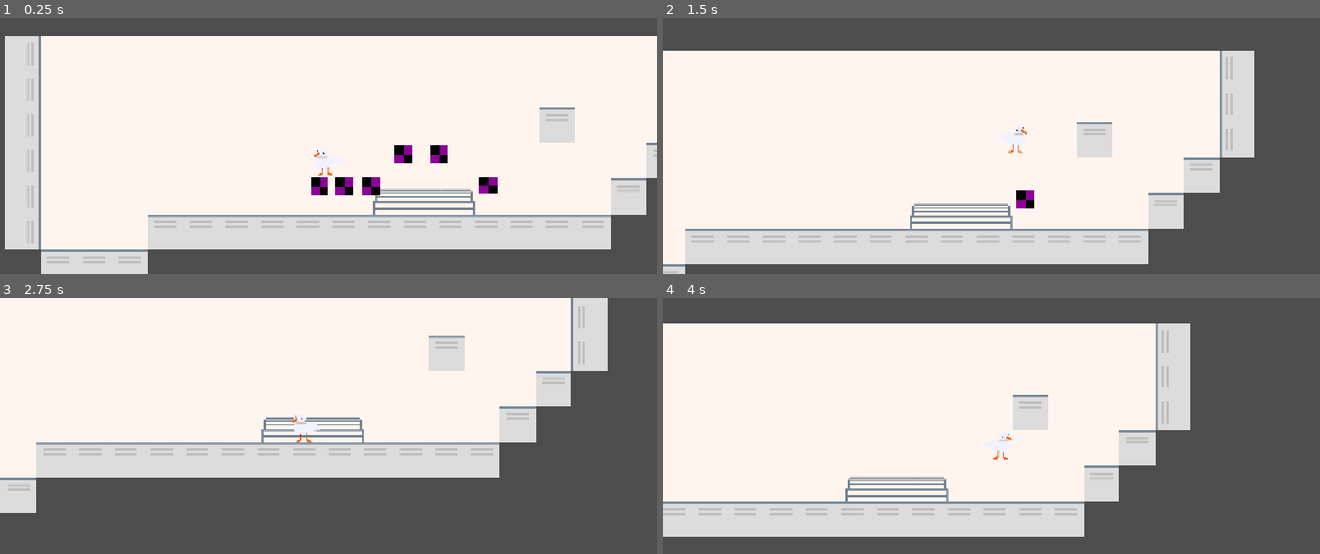
Above: before the commit, frames 1-4 (two rows, left to right).
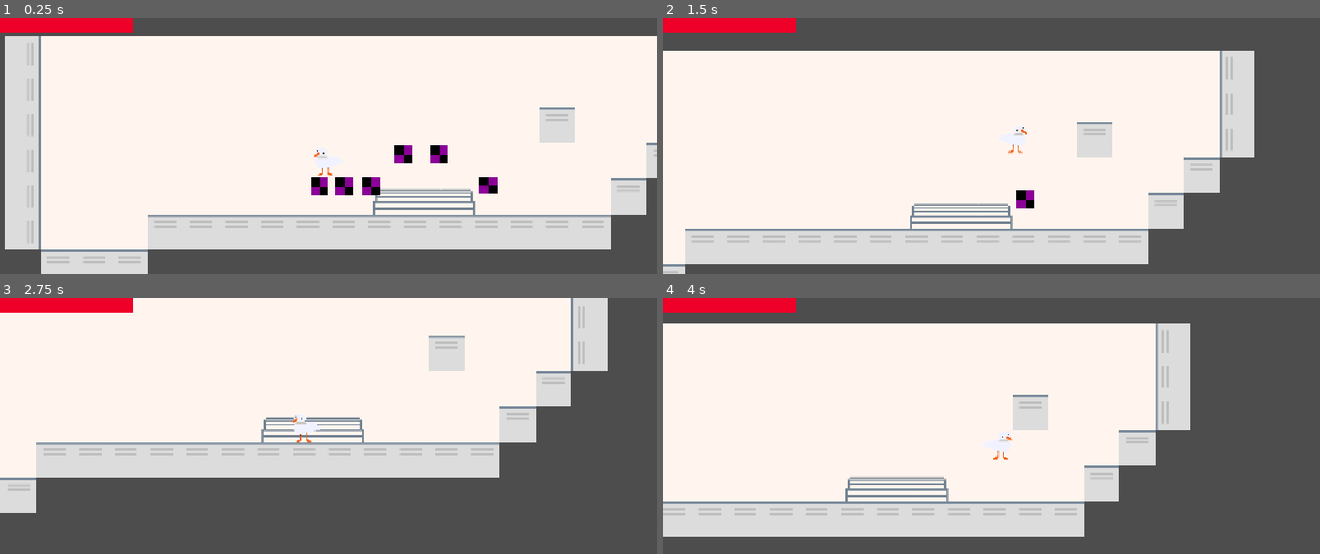
Above: after the commit, the same moments.

Repository: Mango-The-Froot/Duhk
Game: Godot game, scene res://Scenes/Duhk.tscn
Same seed, same stepped clock (60 frames per second), same inputs: the game is played once before the commit and once after it.
Inputs:
- Up to frame 1 (0.25 s): no input
- Up to frame 2 (1.5 s): hold Right (Right) from 0.53 s (still down); tap Shift (Dash) at 0.6, 1.35 s; tap Space (Jump) at 0.77, 1.07 s
- Up to frame 3 (2.75 s): tap Space (Jump) at 1.52, 1.82 s; release Right (Right) at 2.03 s; hold Left (Left) from 2.03 s (still down); tap Shift (Dash) at 2.1 s
- Up to frame 4 (4 s): release Left (Left) at 2.78 s; hold Right (Right) from 2.78 s (still down); tap Shift (Dash) at 2.85, 3.6 s; tap Space (Jump) at 3.02, 3.32, 3.77 s

The runs differ from the first frame. In frame 1, 1.2% of the frame differs, in the area x 0-21%, y 0-6%; in frame 2, 1.2%; in frame 3, 1.2%; in frame 4, 1.2%.

Commit message:
Added a health bar scene
Created a new health bar scene and instantiated it to the player

Diff:
--- a/Collab/character_body_2d.gd
+++ b/Collab/character_body_2d.gd
@@ -4,6 +4,8 @@
 const SPEED = 200.0
 const JUMP_VELOCITY = -400.0
 var gravity = 20
+var health
+var isAlive = true
 
 var hasDash = true
 var tween: Tween
@@ -19,8 +21,13 @@
 var hasGlide = false
 var canGlide = false
 
+@onready var healthBar = $CanvasLayer/HealthBar
 @onready var playerSprite = $PlayerAnims
 @onready var animate = $PlayerAnims
+
+func _ready():
+	health = 6
+	healthBar.init_health(health)
 
 func _physics_process(delta: float) -> void:
 	if velocity.x > 0:
@@ -81,3 +88,7 @@
 	if is_on_floor() && feathers == 0:
 		feathers = maxFeathers
 	move_and_slide()
+
+#Handels changes to the health bar
+func _set_health(value):
+	healthBar._set_health(value)
--- a/Scenes/Duhk.tscn
+++ b/Scenes/Duhk.tscn
@@ -4,6 +4,7 @@
 [ext_resource type="Texture2D" uid="uid://dect0nr6rjh2i" path="res://Collab/Assets/Sprites/DancingDuck - Copy.png" id="1_alt5j"]
 [ext_resource type="Texture2D" uid="uid://bt586ix3v1is5" path="res://Collab/Assets/Sprites/Tilemaps/Airport tiles_Regular.png" id="1_sjdtb"]
 [ext_resource type="PackedScene" uid="uid://b3xgakj7ojby4" path="res://Scenes/coin____rename_later.tscn" id="3_qbkui"]
+[ext_resource type="PackedScene" uid="uid://cu3tjhig4vwvq" path="res://Scenes/Healthbar.tscn" id="4_q4mro"]
 
 [sub_resource type="TileSetAtlasSource" id="TileSetAtlasSource_q4mro"]
 texture = ExtResource("1_sjdtb")
@@ -125,6 +126,10 @@
 [node name="Camera2D" type="Camera2D" parent="Player" unique_id=1046246908]
 position_smoothing_enabled = true
 
+[node name="CanvasLayer" type="CanvasLayer" parent="Player" unique_id=1729037927]
+
+[node name="HealthBar" parent="Player/CanvasLayer" unique_id=331439400 instance=ExtResource("4_q4mro")]
+
 [node name="Coins" type="Node2D" parent="." unique_id=2051164883]
 
 [node name="Coin1" parent="Coins" unique_id=1346076283 instance=ExtResource("3_qbkui")]
--- /dev/null
+++ b/Scenes/HealthBar.tscn
@@ -0,0 +1,18 @@
+[gd_scene format=3 uid="uid://cu3tjhig4vwvq"]
+
+[ext_resource type="Script" uid="uid://c2osa2on1be5g" path="res://Scenes/health_bar.gd" id="1_1f0m8"]
+
+[sub_resource type="StyleBoxFlat" id="StyleBoxFlat_25q3q"]
+bg_color = Color(1, 1, 1, 1)
+
+[sub_resource type="StyleBoxFlat" id="StyleBoxFlat_2s5sm"]
+bg_color = Color(0.9351143, 0, 0.15629926, 1)
+
+[node name="ProgressBar" type="ProgressBar" unique_id=331439400]
+offset_right = 240.0
+offset_bottom = 27.0
+theme_override_styles/background = SubResource("StyleBoxFlat_25q3q")
+theme_override_styles/fill = SubResource("StyleBoxFlat_2s5sm")
+value = 60.0
+show_percentage = false
+script = ExtResource("1_1f0m8")
--- /dev/null
+++ b/Scenes/health_bar.gd
@@ -0,0 +1,13 @@
+extends ProgressBar
+
+var health = 0 : set = _set_health
+
+func _set_health(new_health):
+	var prevHealth = health
+	health = min(max_value, new_health)
+	value = health
+
+func init_health(_health):
+	health = _health
+	max_value = health
+	value = health
Not shown: 2 places in Collab/Player.tscn that only renumber resources
Not shown, added: Scenes/health_bar.gd.uid
